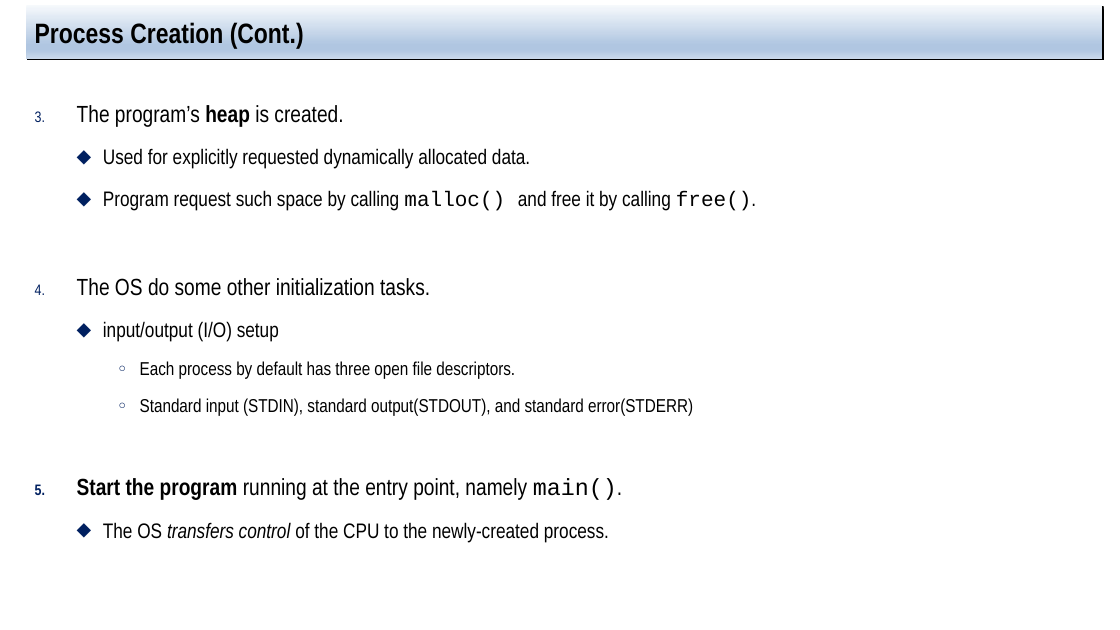
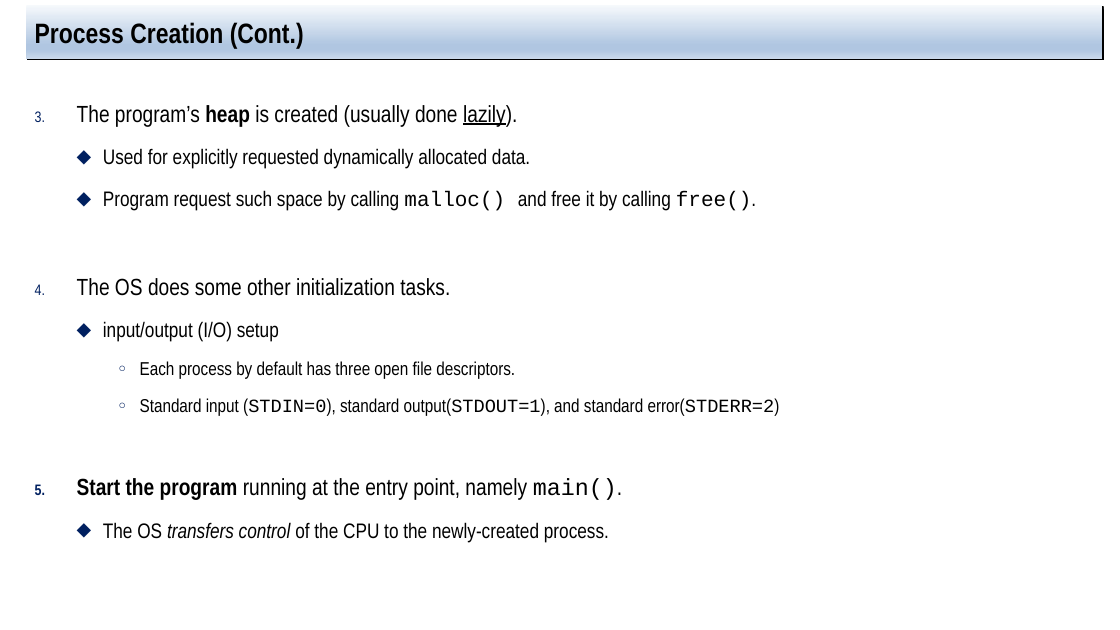
Before and after one commit to jachermocilla/extra-course-materials, a slide deck: slide 10 of cmsc125/ostep/slides/01.Virtualization/04.The_abstraction_the_process.pptx. Drawn at 1120x630 pixels with LibreOffice and Linux fonts; fonts in the diff are those of the drawing. Boxes give left, top, right and bottom in pixels: in the first picture for what was removed or moved away, otherwise in the second. Text is boxed around its words. In the diff, an @@ line names an element or a change of style, - is before the commit and + after.

```diff
--- a/cmsc125/ostep/slides/01.Virtualization/04.The_abstraction_the_process.pptx
+++ b/cmsc125/ostep/slides/01.Virtualization/04.The_abstraction_the_process.pptx
@@ text at [77, 105, 517, 127]: text changed @@
-3. The program’s heap is created.
+3. The program’s heap is created (usually done lazily).
@@ text at [77, 278, 450, 296]: text changed @@
-4. The OS do some other initialization tasks.
+4. The OS does some other initialization tasks.
@@ text at [140, 398, 780, 416]: text changed @@
-    ○ Standard input (STDIN), standard output(STDOUT), and standard error(STDERR)
+    ○ Standard input (STDIN=0), standard output(STDOUT=1), and standard error(STDERR=2)
```
Also in this commit, not shown: 6 other slides changed, 1 other file.
